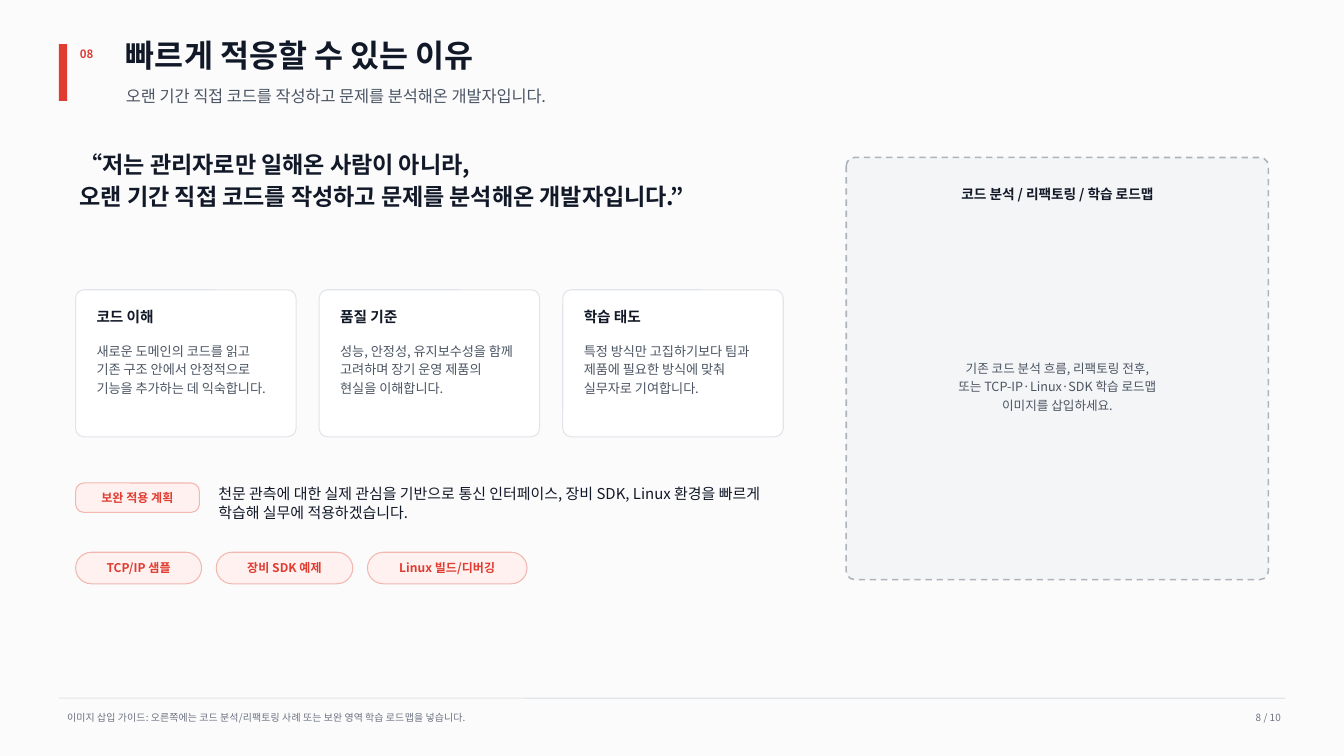
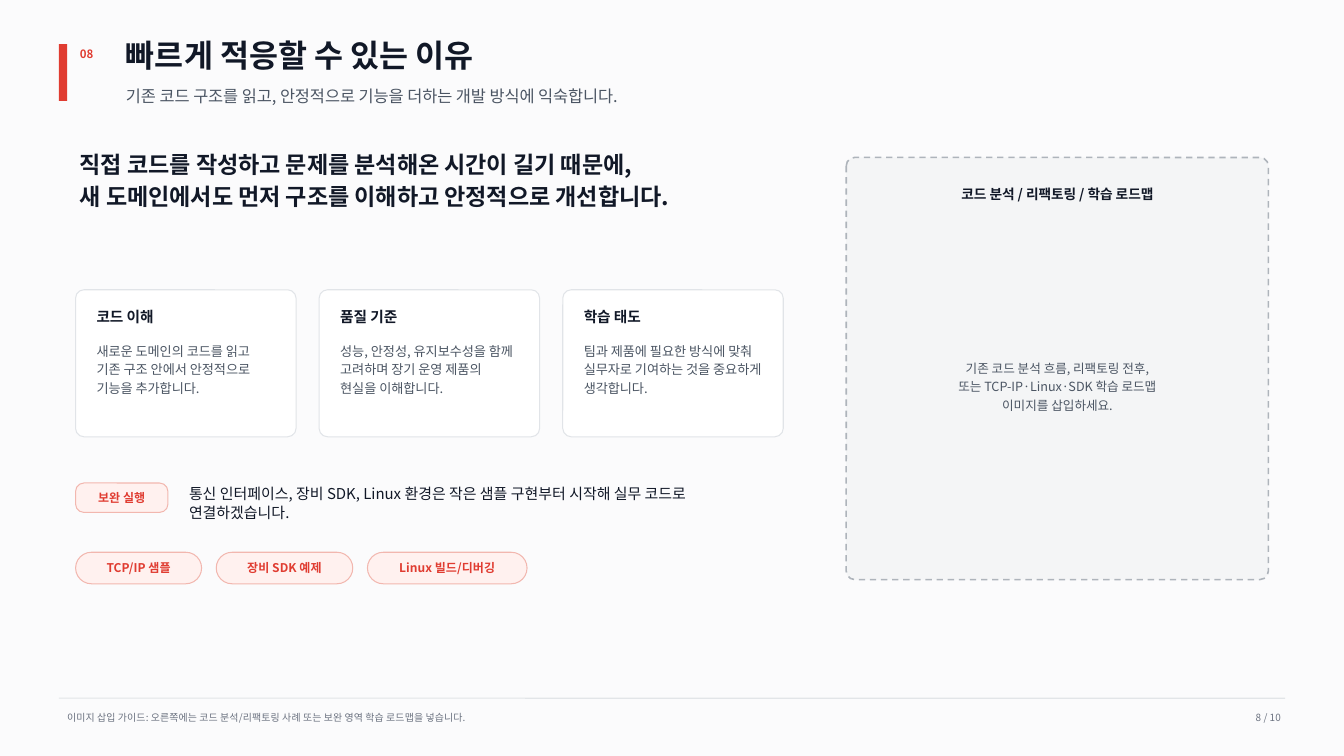
Before and after one commit to squallseo/Nina.Manualfocuser, a slide deck: slide 8 of docs/portfolio/Rainbow_Robotics_Astronomy_Portfolio.pptx. Drawn at 1344x756 pixels with LibreOffice and Linux fonts; fonts in the diff are those of the drawing. Boxes give left, top, right and bottom in pixels: in the first picture for what was removed or moved away, otherwise in the second. Text is boxed around its words. In the diff, an @@ line names an element or a change of style, - is before the commit and + after.

```diff
--- a/docs/portfolio/Rainbow_Robotics_Astronomy_Portfolio.pptx
+++ b/docs/portfolio/Rainbow_Robotics_Astronomy_Portfolio.pptx
@@ text at [126,88,618,105]: text changed @@
-오랜 기간 직접 코드를 작성하고 문제를 분석해온 개발자입니다.
+기존 코드 구조를 읽고, 안정적으로 기능을 더하는 개발 방식에 익숙합니다.
@@ text at [80,153,669,207]: text changed @@
-“저는 관리자로만 일해온 사람이 아니라,
-오랜 기간 직접 코드를 작성하고 문제를 분석해온 개발자입니다.”
+직접 코드를 작성하고 문제를 분석해온 시간이 길기 때문에,
+새 도메인에서도 먼저 구조를 이해하고 안정적으로 개선합니다.
@@ text at [97,345,250,394]: text changed @@
-새로운 도메인의 코드를 읽고 기존 구조 안에서 안정적으로 기능을 추가하는 데 익숙합니다.
+새로운 도메인의 코드를 읽고 기존 구조 안에서 안정적으로 기능을 추가합니다.
@@ text at [584,345,761,394]: text changed @@
-특정 방식만 고집하기보다 팀과 제품에 필요한 방식에 맞춰 실무자로 기여합니다.
+팀과 제품에 필요한 방식에 맞춰 실무자로 기여하는 것을 중요하게 생각합니다.
@@ rounded rectangle "보완 실행": place and size @@
-rounded rectangle "보완 실행" at [76,483,200,512]
+rounded rectangle "보완 실행" at [76,483,168,512]
@@ text in rounded rectangle at [98,492,145,503]: text changed @@
-보완 적용 계획
+보완 실행
@@ text at [189,486,686,519]: text changed @@
-천문 관측에 대한 실제 관심을 기반으로 통신 인터페이스, 장비 SDK, Linux 환경을 빠르게 학습해 실무에 적용하겠습니다.
+통신 인터페이스, 장비 SDK, Linux 환경은 작은 샘플 구현부터 시작해 실무 코드로 연결하겠습니다.
```
Also in this commit, not shown: 8 other slides changed.
